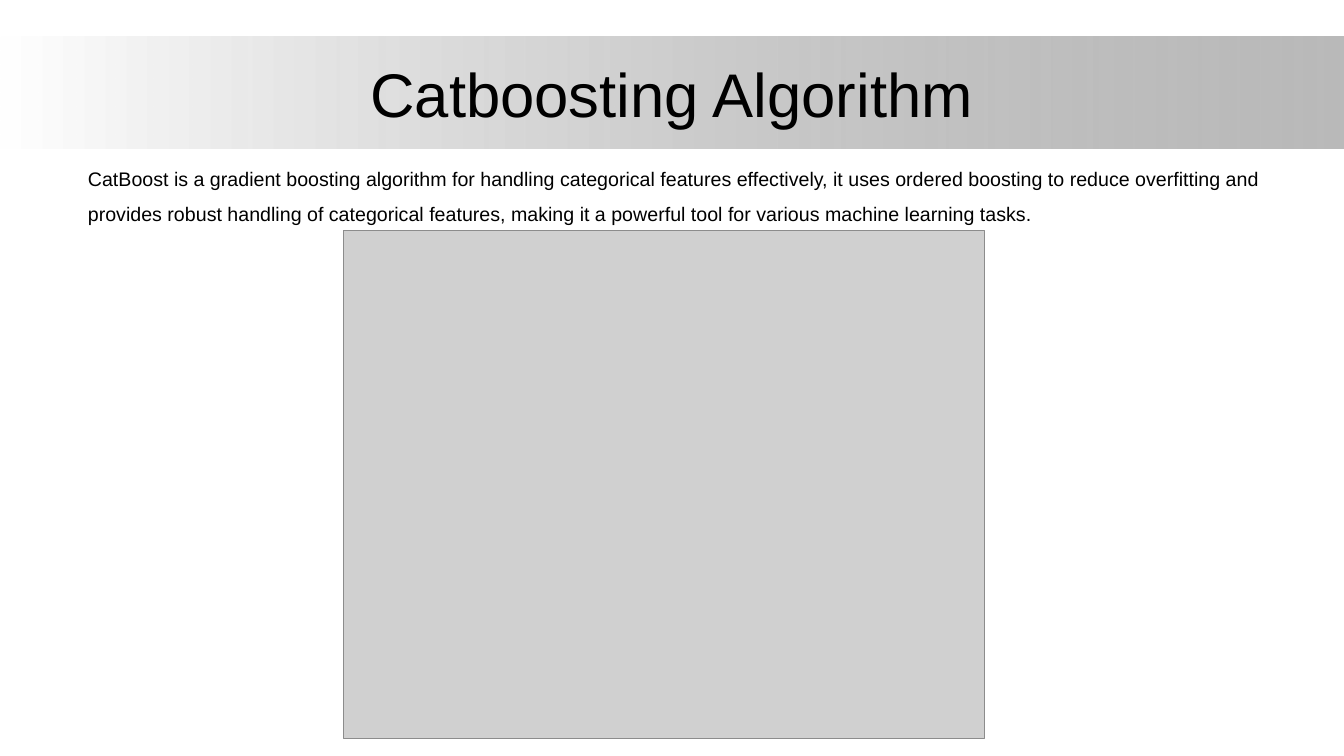
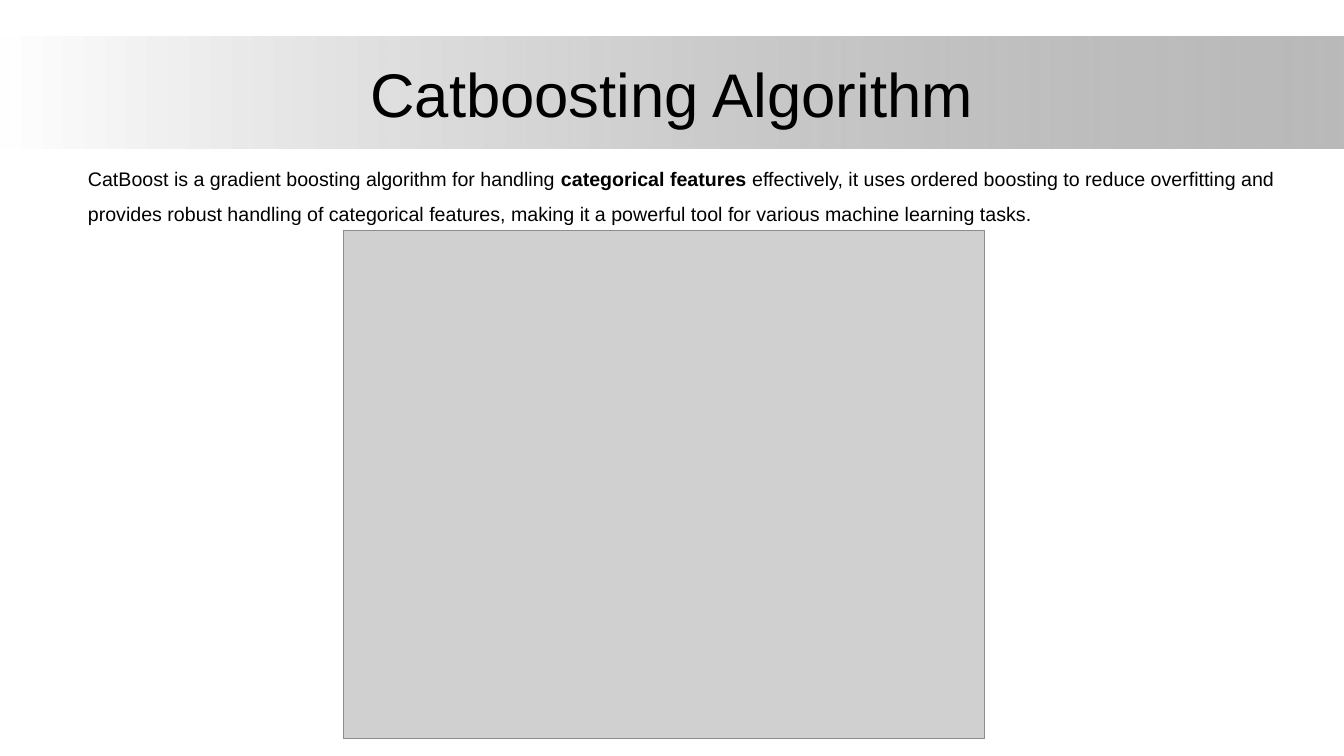
Before and after one commit to ThanigaivelGanapathi/Regression, a slide deck: slide 8 of Boosting Algorithm/Boosting Algorithm.pptx. Drawn at 1344x756 pixels with LibreOffice and Linux fonts; fonts in the diff are those of the drawing; grey boxes stand for pictures; background and template pictures are left out. Boxes give left, top, right and bottom in pixels: in the first picture for what was removed or moved away, otherwise in the second. Text is boxed around its words. In the diff, an @@ line names an element or a change of style, - is before the commit and + after.

```diff
--- a/Boosting Algorithm/Boosting Algorithm.pptx
+++ b/Boosting Algorithm/Boosting Algorithm.pptx
@@ text "CatBoost is a gradient boosting ..." at [88,171,1274,225]: bold on in "categorical features" @@
```
Also in this commit, not shown: 6 other slides changed.
